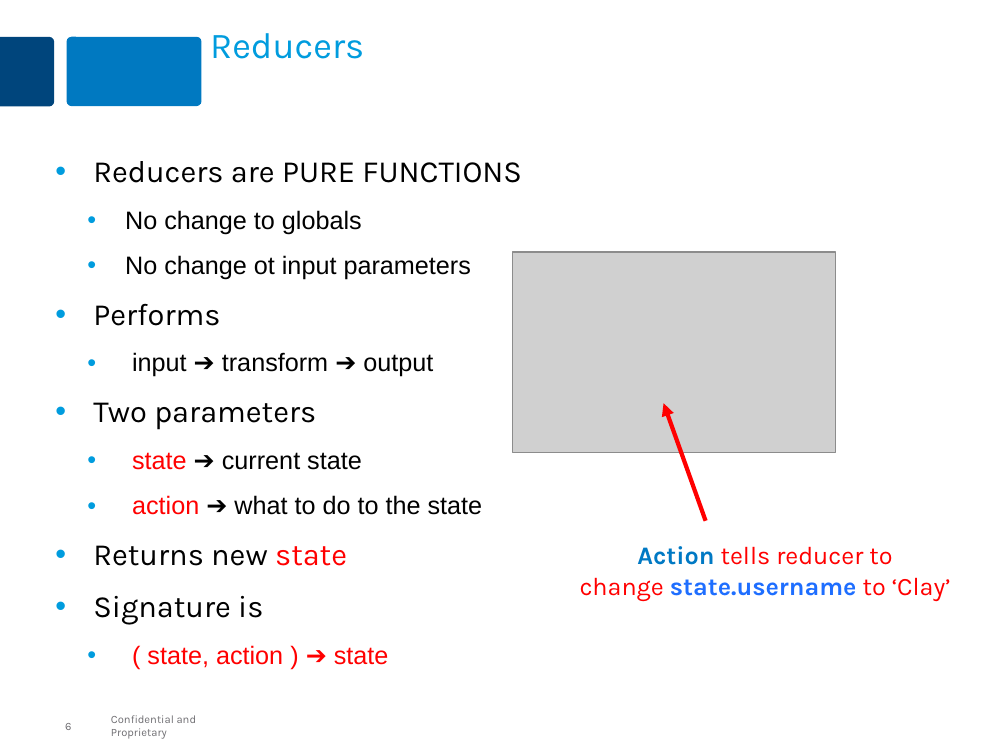
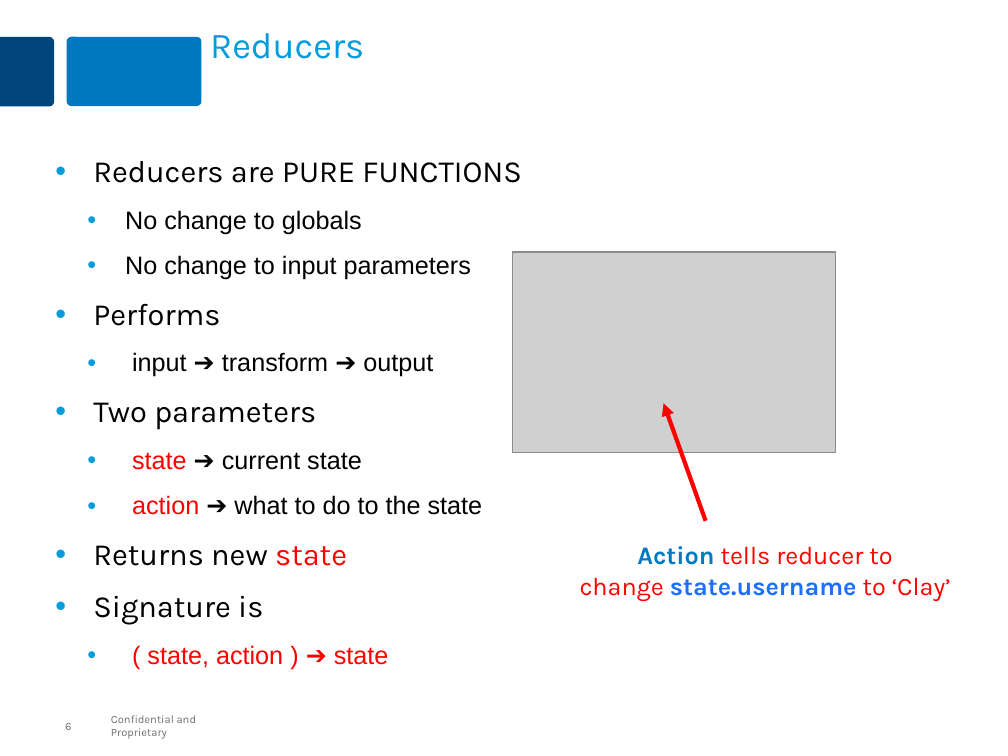
Before and after one commit to MaxMillington/react_practice, a slide deck: slide 6 of lesson-react-40-redux/react-redux.pptx. Drawn at 1008x756 pixels with LibreOffice and Linux fonts; fonts in the diff are those of the drawing; grey boxes stand for pictures. Boxes give left, top, right and bottom in pixels: in the first picture for what was removed or moved away, otherwise in the second. Text is boxed around its words. In the diff, an @@ line names an element or a change of style, - is before the commit and + after.

```diff
--- a/lesson-react-40-redux/react-redux.pptx
+++ b/lesson-react-40-redux/react-redux.pptx
@@ text at (125, 255, 471, 280): text changed @@
-  • No change ot input parameters
+  • No change to input parameters
```
Also in this commit, not shown: 1 other slide changed, 4 other files.
